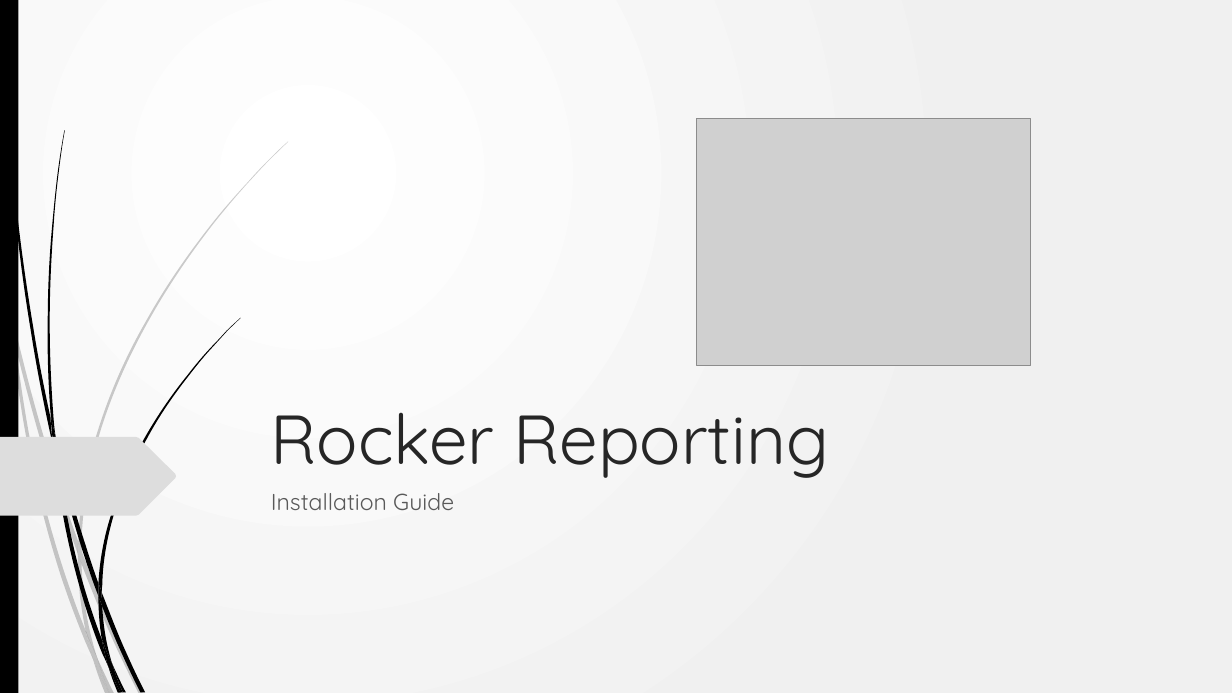
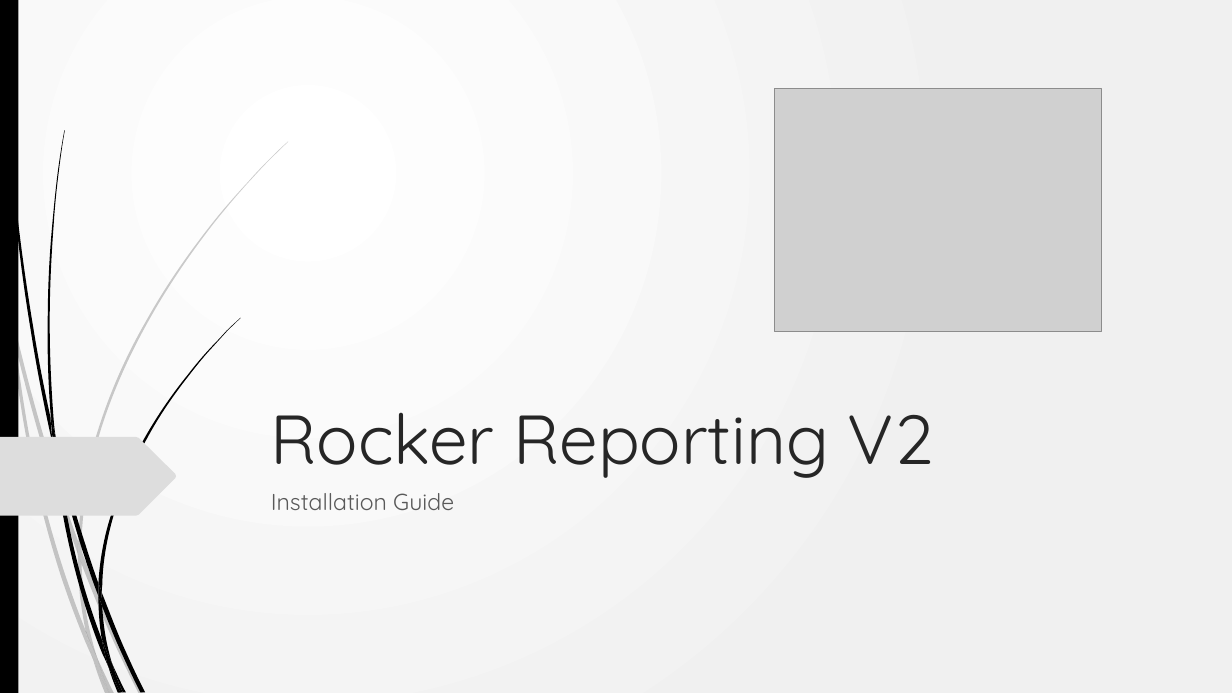
Before and after one commit to akarki58/rocker_app, a slide deck: slide 1 of rocker_app/static/description/Rocker_install.pptx. Drawn at 1232x693 pixels with LibreOffice and Linux fonts; fonts in the diff are those of the drawing; grey boxes stand for pictures. Boxes give left, top, right and bottom in pixels: in the first picture for what was removed or moved away, otherwise in the second. Text is boxed around its words. In the diff, an @@ line names an element or a change of style, - is before the commit and + after.

```diff
--- a/rocker_app/static/description/Rocker_install.pptx
+++ b/rocker_app/static/description/Rocker_install.pptx
@@ picture: place and size @@
-picture at (697,118,1031,366)
+picture at (775,89,1102,332)
@@ title at (271,413,933,478): text changed @@
-Rocker Reporting
+Rocker Reporting V2
```
Also in this commit, not shown: 2 other slides changed, 1 slide added, 31 other files.
